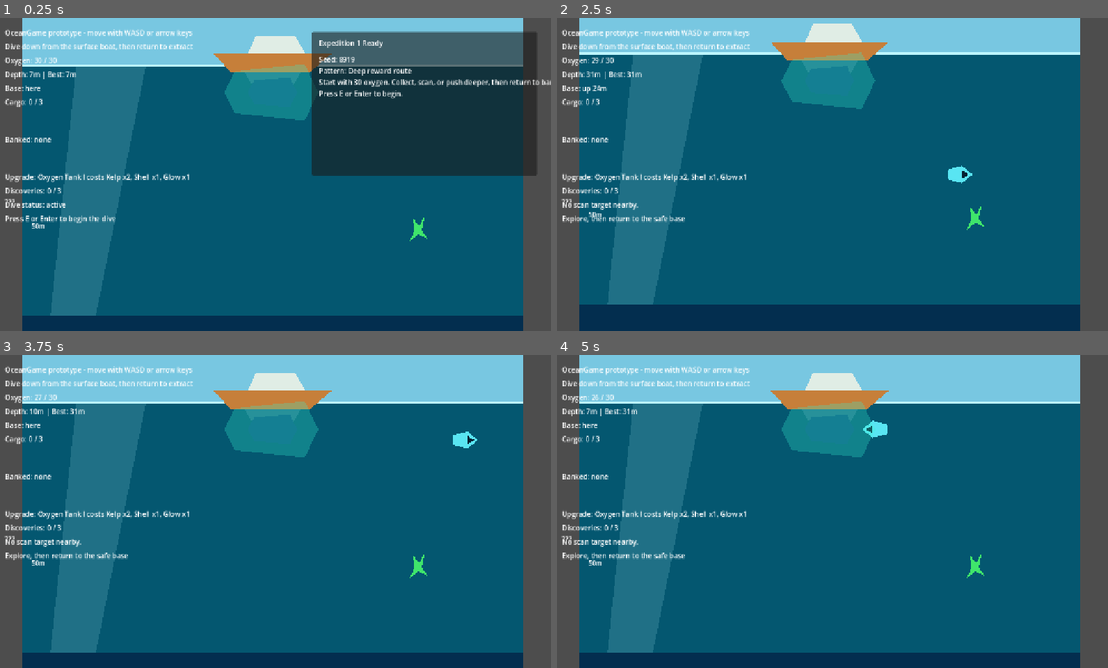
Above: before the commit, frames 1-4 (two rows, left to right).
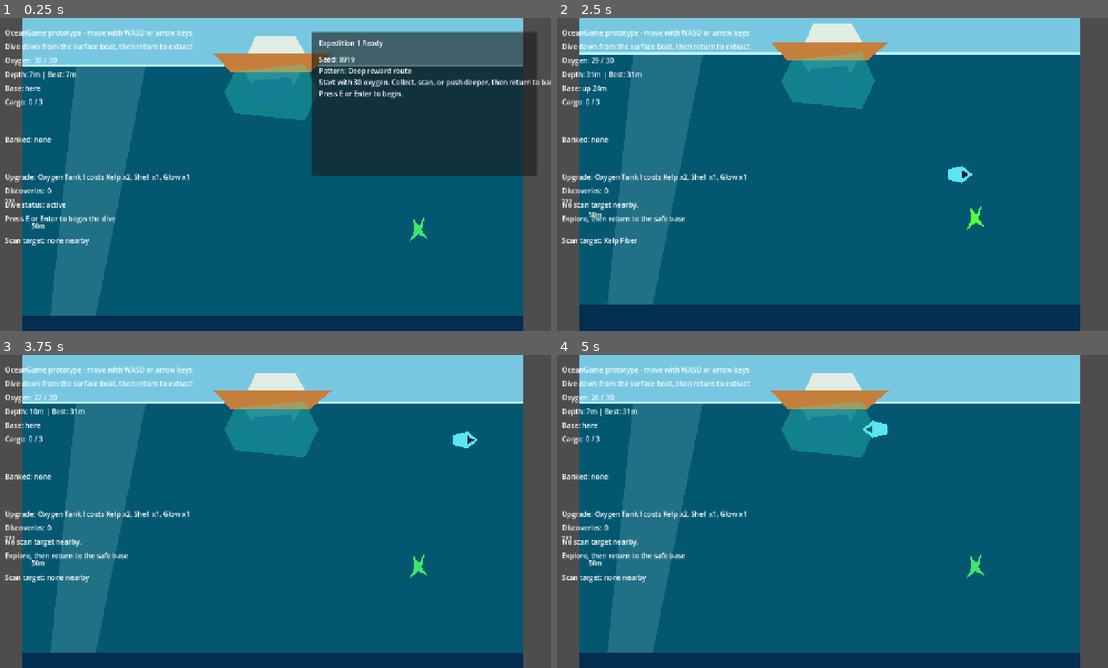
Above: after the commit, the same moments.

Repository: joeypshell/OceanGame
Game: Godot game, scene res://scenes/Main.tscn
The game is run twice, just before and just after one commit, with the same random seed, the same clock (stepped at 60 frames per second) and the same inputs.
Inputs:
- Up to frame 1 (0.25 s): no input
- Up to frame 2 (2.5 s): tap E (interact) at 0.5, 1.35 s; hold D (move_right) 0.53-1.28 s; tap F (scan) at 0.6, 1.55, 2.1 s; hold S (move_down) 1.28-2.03 s; hold D (move_right) from 2.03 s (still down)
- Up to frame 3 (3.75 s): release D (move_right) at 2.78 s; hold W (move_up) 2.78-3.53 s; tap F (scan) at 2.85 s; hold A (move_left) from 3.53 s (still down); tap E (interact) at 3.6 s
- Up to frame 4 (5 s): keep holding A (move_left); tap F (scan) at 3.8, 4.35 s

The runs differ from the first frame. In frame 1, 0.2% of the frame differs, in the area x 0-17%, y 54-73%; in frame 2, 0.3%, in the area x 0-78%, y 54-73%; in frame 3, 0.2%; in frame 4, 0.2%.

Commit message:
Resolve #33 and #41 add scanner feedback

Diff:
--- a/scenes/Main.tscn
+++ b/scenes/Main.tscn
@@ -535,12 +535,19 @@
 offset_bottom = 498.0
 text = "Safe base: press E or Enter to extract"
 
+[node name="ScanTarget" type="Label" parent="HUD"]
+offset_left = 24.0
+offset_top = 500.0
+offset_right = 620.0
+offset_bottom = 532.0
+text = "Scan target: none nearby"
+
 [node name="OxygenWarning" type="Label" parent="HUD"]
 visible = false
 offset_left = 24.0
-offset_top = 500.0
-offset_right = 620.0
-offset_bottom = 532.0
+offset_top = 532.0
+offset_right = 620.0
+offset_bottom = 564.0
 text = "LOW OXYGEN - PLAN RETURN"
 
 [node name="RunPanel" type="Panel" parent="HUD"]
--- a/scripts/main.gd
+++ b/scripts/main.gd
@@ -45,6 +45,7 @@
 @onready var discoveries_label: Label = $HUD/Discoveries
 @onready var status_label: Label = $HUD/Status
 @onready var prompt_label: Label = $HUD/ExtractionPrompt
+@onready var scan_target_label: Label = $HUD/ScanTarget
 @onready var oxygen_warning_label: Label = $HUD/OxygenWarning
 @onready var run_panel: Panel = $HUD/RunPanel
 @onready var run_title_label: Label = $HUD/RunPanel/RunTitle
@@ -65,9 +66,12 @@
 var progression_state := ProgressionStateScript.new()
 var player_in_base := true
 var glow_plankton_highlight_timer := 0.0
+var resource_scan_highlight_id := ""
+var resource_scan_highlight_timer := 0.0
 var last_result_summary := ""
 var upgrade_menu_feedback := ""
 var current_resource_cluster_pattern := "cautious"
+var current_scan_target: Node = null
 var run_collected_resources: Array[String] = []
 var run_completed_scans: Array[String] = []
 var run_predator_contacts := 0
@@ -87,7 +91,9 @@
 func _process(delta: float) -> void:
 	_update_depth()
 	_update_glow_plankton_highlight(delta)
+	_update_resource_scan_highlight(delta)
 	if dive_session.result != DiveSessionScript.Result.DIVING:
+		_update_scan_target_feedback()
 		return
 
 	dive_session.drain_oxygen(oxygen_drain_per_second * delta)
@@ -204,51 +210,134 @@
 	if dive_session.result != DiveSessionScript.Result.DIVING:
 		return
 
-	var target := _nearest_scannable()
+	var target := _nearest_scan_target()
 	if target == null:
 		status_label.text = "No scan target nearby."
 		_update_hud()
 		return
 
-	if progression_state.has_discovery(target.discovery_id):
-		if target.discovery_id == "lantern_fry":
-			glow_plankton_highlight_timer = 8.0
-		elif target.discovery_id == "thermal_vent":
-			_reveal_thermal_vent_route()
-		status_label.text = "%s already scanned." % target.display_name
+	var discovery_id := _scan_target_id(target)
+	var display_name := _scan_target_display_name(target)
+	if progression_state.has_discovery(discovery_id):
+		_activate_scan_effect(target)
+		status_label.text = "%s already scanned.%s" % [
+			display_name,
+			_format_repeat_scan_effect_text(target)
+		]
 		_update_hud()
 		return
 
 	dive_session.drain_oxygen(scan_oxygen_cost)
 	progression_state.add_discovery(
-		target.discovery_id,
-		target.display_name,
-		target.description,
-		target.gameplay_fact
+		discovery_id,
+		display_name,
+		_scan_target_description(target),
+		_scan_target_gameplay_fact(target)
 	)
-	run_completed_scans.append(target.discovery_id)
-	if target.discovery_id == "lantern_fry":
-		glow_plankton_highlight_timer = 8.0
-	elif target.discovery_id == "thermal_vent":
-		_reveal_thermal_vent_route()
+	run_completed_scans.append(discovery_id)
+	_activate_scan_effect(target)
 
 	if dive_session.result == DiveSessionScript.Result.FAILED:
 		_fail_dive()
 	else:
 		_save_progression()
-		status_label.text = "Scanned %s." % target.display_name
-		_update_hud()
-
-func _nearest_scannable() -> Node:
-	var nearest: Node = null
-	var nearest_distance := scan_range
-	for target in get_tree().get_nodes_in_group("scannables"):
-		var distance := player.global_position.distance_to(target.global_position)
-		if distance <= nearest_distance:
-			nearest = target
-			nearest_distance = distance
-
-	return nearest
+		status_label.text = "Scanned %s.%s" % [
+			display_name,
+			_format_repeat_scan_effect_text(target)
+		]
+		_update_hud()
+
+func _nearest_scan_target() -> Node:
+	var candidates: Array[Node] = []
+	for target in get_tree().get_nodes_in_group("scan_targets"):
+		if not _is_valid_scan_target(target):
+			continue
+		if player.global_position.distance_to(target.global_position) <= scan_range:
+			candidates.append(target)
+
+	candidates.sort_custom(func(a: Node, b: Node) -> bool:
+		var distance_a := player.global_position.distance_to(a.global_position)
+		var distance_b := player.global_position.distance_to(b.global_position)
+		if not is_equal_approx(distance_a, distance_b):
+			return distance_a < distance_b
+		return _scan_target_id(a) < _scan_target_id(b)
+	)
+
+	return null if candidates.is_empty() else candidates[0]
+
+func _is_valid_scan_target(target: Node) -> bool:
+	if target is ResourcePickup:
+		return not target.is_collected and target.visible and target.definition != null
+
+	return target.has_method("set_scan_selected") and not String(target.get("discovery_id")).is_empty()
+
+func _scan_target_id(target: Node) -> String:
+	if target is ResourcePickup:
+		return "resource_%s" % target.definition.id
+
+	return String(target.get("discovery_id"))
+
+func _scan_target_display_name(target: Node) -> String:
+	if target is ResourcePickup:
+		return target.definition.display_name
+
+	return String(target.get("display_name"))
+
+func _scan_target_description(target: Node) -> String:
+	if target is ResourcePickup:
+		return target.definition.scan_description
+
+	return String(target.get("description"))
+
+func _scan_target_gameplay_fact(target: Node) -> String:
+	if target is ResourcePickup:
+		return "Depth: %s. Upgrade use: %s. %s" % [
+			_format_depth_band(target.definition.depth_band),
+			target.definition.upgrade_use,
+			_format_resource_upgrade_need(target.definition.id)
+		]
+
+	return String(target.get("gameplay_fact"))
+
+func _activate_scan_effect(target: Node) -> void:
+	if target is ResourcePickup:
+		resource_scan_highlight_id = target.definition.id
+		resource_scan_highlight_timer = 8.0
+	elif _scan_target_id(target) == "lantern_fry":
+		glow_plankton_highlight_timer = 8.0
+	elif _scan_target_id(target) == "thermal_vent":
+		_reveal_thermal_vent_route()
+
+func _format_repeat_scan_effect_text(target: Node) -> String:
+	if target is ResourcePickup:
+		return " Matching %s deposits highlighted." % target.definition.display_name
+	elif _scan_target_id(target) == "lantern_fry":
+		return " Nearby Glow Plankton pulsed again."
+	elif _scan_target_id(target) == "thermal_vent":
+		return " Current-route hint refreshed."
+
+	return ""
+
+func _format_resource_upgrade_need(resource_id: String) -> String:
+	if progression_state.has_upgrade(OXYGEN_TANK_UPGRADE_ID):
+		return "Oxygen Tank I is installed; future upgrades may still use it."
+
+	var needed: int = maxi(0, int(OXYGEN_TANK_COST.get(resource_id, 0)) - progression_state.resource_count(resource_id))
+	if needed > 0:
+		return "Need %d more for Oxygen Tank I." % needed
+
+	return "Enough banked for this Oxygen Tank I material."
+
+func _format_depth_band(depth_band: String) -> String:
+	match depth_band:
+		"shallow":
+			return "Shallow"
+		"midwater":
+			return "Midwater"
+		"deep":
+			return "Deep"
+		_:
+			return depth_band
 
 func _update_glow_plankton_highlight(delta: float) -> void:
 	if glow_plankton_highlight_timer <= 0.0:
@@ -260,6 +349,23 @@
 	var pulse := 1.0 + 0.24 * absf(sin(Time.get_ticks_msec() / 120.0))
 	glow_plankton_visual.scale = Vector2(pulse, pulse)
 	glow_plankton_visual.modulate = Color(1.2, 1.2, 0.7, 1.0)
+
+func _update_resource_scan_highlight(delta: float) -> void:
+	if resource_scan_highlight_timer > 0.0:
+		resource_scan_highlight_timer = maxf(0.0, resource_scan_highlight_timer - delta)
+	elif not resource_scan_highlight_id.is_empty():
+		resource_scan_highlight_id = ""
+
+	for pickup in get_tree().get_nodes_in_group("resource_pickups"):
+		if pickup is ResourcePickup:
+			var highlighted: bool = (
+				resource_scan_highlight_timer > 0.0
+				and pickup.definition != null
+				and pickup.definition.id == resource_scan_highlight_id
+				and not pickup.is_collected
+				and pickup.visible
+			)
+			pickup.set_tactical_highlight(highlighted)
 
 func _on_resource_pickup_collected(pickup: Node) -> void:
 	if dive_session.result != DiveSessionScript.Result.DIVING:
@@ -353,6 +459,7 @@
 	vent_route_hint.visible = true
 
 func _update_hud() -> void:
+	_update_scan_target_feedback()
 	_update_run_panel()
 	_update_upgrade_menu()
 	oxygen_label.text = "Oxygen: %d / %d" % [ceili(dive_session.oxygen), ceili(dive_session.max_oxygen)]
@@ -525,7 +632,7 @@
 
 func _format_discoveries() -> String:
 	var discoveries := progression_state.scan_discoveries
-	var text := "Discoveries: %d / 3" % discoveries.size()
+	var text := "Discoveries: %d" % discoveries.size()
 	if discoveries.is_empty():
 		return text + "\n???"
 
@@ -533,6 +640,20 @@
 		text += "\n%s - %s" % [discovery["display_name"], discovery["gameplay_fact"]]
 
 	return text
+
+func _update_scan_target_feedback() -> void:
+	var next_target := _nearest_scan_target() if dive_session.result == DiveSessionScript.Result.DIVING else null
+	if current_scan_target != next_target:
+		if current_scan_target != null and current_scan_target.has_method("set_scan_selected"):
+			current_scan_target.set_scan_selected(false)
+		current_scan_target = next_target
+		if current_scan_target != null and current_scan_target.has_method("set_scan_selected"):
+			current_scan_target.set_scan_selected(true)
+
+	if current_scan_target == null:
+		scan_target_label.text = "Scan target: none nearby"
+	else:
+		scan_target_label.text = "Scan target: %s" % _scan_target_display_name(current_scan_target)
 
 func _current_max_oxygen() -> float:
 	if progression_state.has_upgrade(OXYGEN_TANK_UPGRADE_ID):
--- a/scripts/resource_pickup.gd
+++ b/scripts/resource_pickup.gd
@@ -6,20 +6,41 @@
 @export var definition: ResourceDefinition
 
 var is_collected := false
+var is_scan_selected := false
+var is_tactical_highlighted := false
 
 func _ready() -> void:
 	add_to_group("resource_pickups")
+	add_to_group("scan_targets")
 	body_entered.connect(_on_body_entered)
 
 func collect() -> void:
 	is_collected = true
 	visible = false
 	monitoring = false
+	_refresh_scan_modulate()
 
 func reset_pickup() -> void:
 	is_collected = false
 	visible = true
 	monitoring = true
+	_refresh_scan_modulate()
+
+func set_scan_selected(selected: bool) -> void:
+	is_scan_selected = selected
+	_refresh_scan_modulate()
+
+func set_tactical_highlight(highlighted: bool) -> void:
+	is_tactical_highlighted = highlighted
+	_refresh_scan_modulate()
+
+func _refresh_scan_modulate() -> void:
+	if is_scan_selected:
+		modulate = Color(1.35, 1.25, 0.58, 1.0)
+	elif is_tactical_highlighted:
+		modulate = Color(0.75, 1.45, 0.85, 1.0)
+	else:
+		modulate = Color.WHITE
 
 func _on_body_entered(body: Node2D) -> void:
 	if is_collected or definition == null or not body is CharacterBody2D:
--- a/scripts/scannable.gd
+++ b/scripts/scannable.gd
@@ -9,9 +9,11 @@
 @export var move_speed := 0.0
 
 var _target := Vector2.ZERO
+var is_scan_selected := false
 
 func _ready() -> void:
 	add_to_group("scannables")
+	add_to_group("scan_targets")
 	if move_speed > 0.0:
 		if move_start == Vector2.ZERO:
 			move_start = global_position
@@ -26,3 +28,7 @@
 	global_position = global_position.move_toward(_target, move_speed * delta)
 	if global_position.distance_to(_target) < 4.0:
 		_target = move_start if _target == move_end else move_end
+
+func set_scan_selected(selected: bool) -> void:
+	is_scan_selected = selected
+	modulate = Color(1.35, 1.25, 0.58, 1.0) if is_scan_selected else Color.WHITE
Not shown, changed: docs/current/GAMEPLAY.md
Not shown, changed: docs/current/ROADMAP.md
